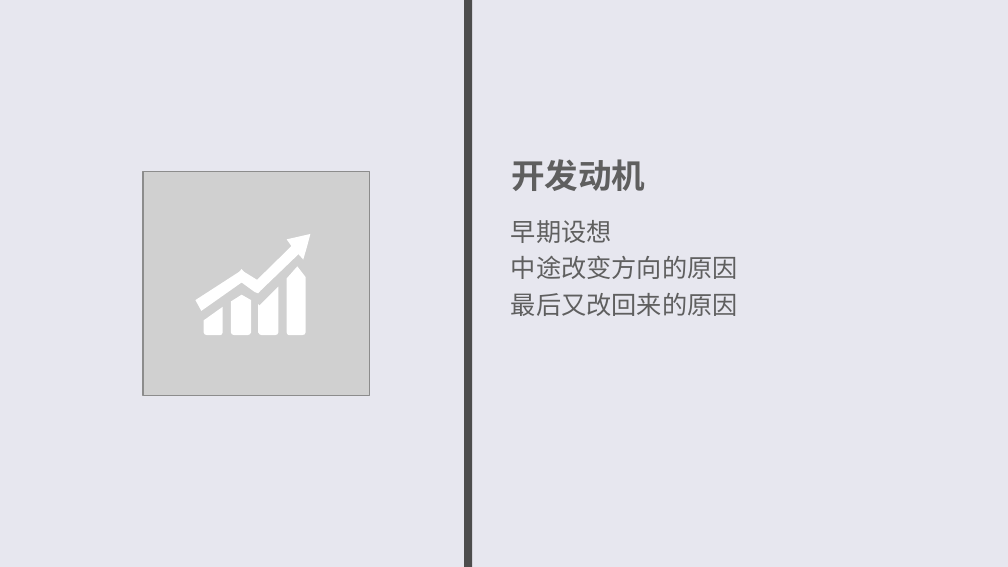
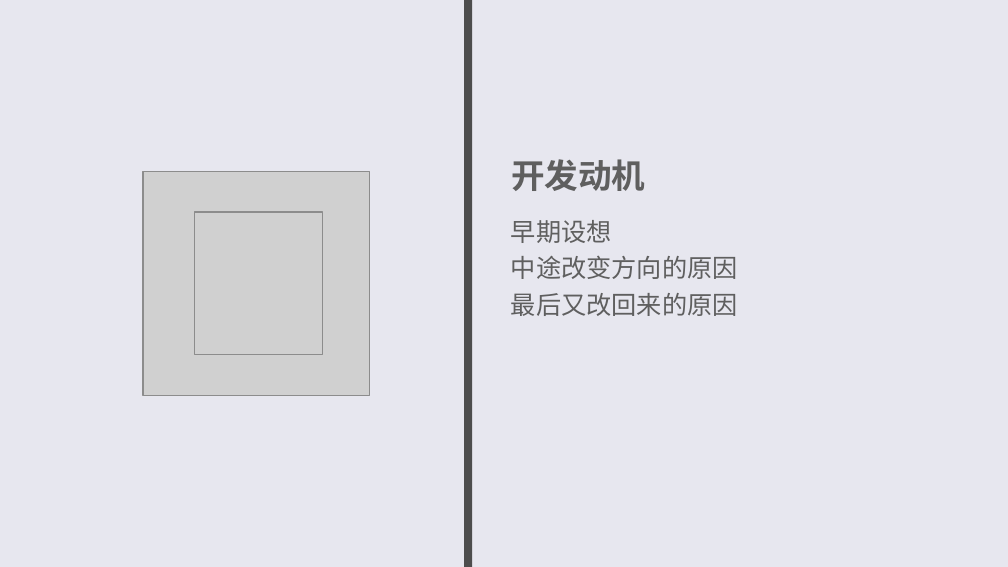
Before and after one commit to bytrix/report, a slide deck: slide 7 of 答辩.ppt (slide 6 before the commit). Drawn at 1008x567 pixels with LibreOffice and Linux fonts; fonts in the diff are those of the drawing; grey boxes stand for pictures. Boxes give left, top, right and bottom in pixels: in the first picture for what was removed or moved away, otherwise in the second. Text is boxed around its words. In the diff, an @@ line names an element or a change of style, - is before the commit and + after.

```diff
--- a/答辩.ppt
+++ b/答辩.ppt
@@ picture added at bbox=[195, 212, 323, 355] @@
@@ freeform shape removed at bbox=[196, 234, 310, 335] @@
```
Also in this commit, not shown: 5 other slides changed, 2 slides added, 1 other file.
